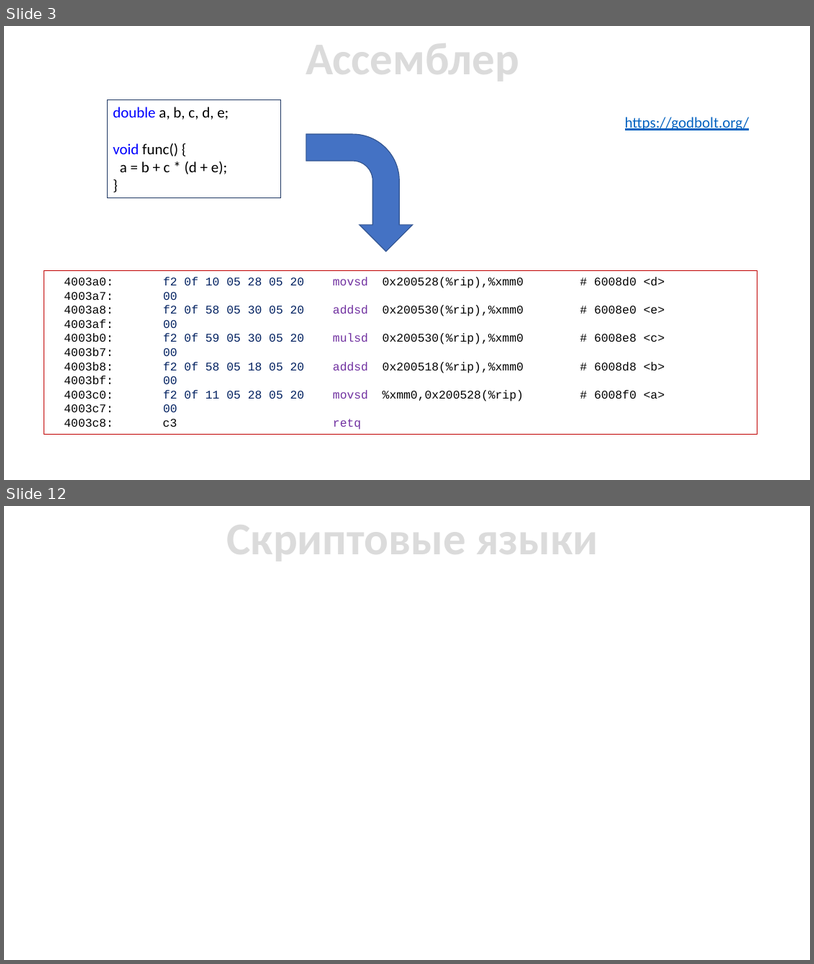
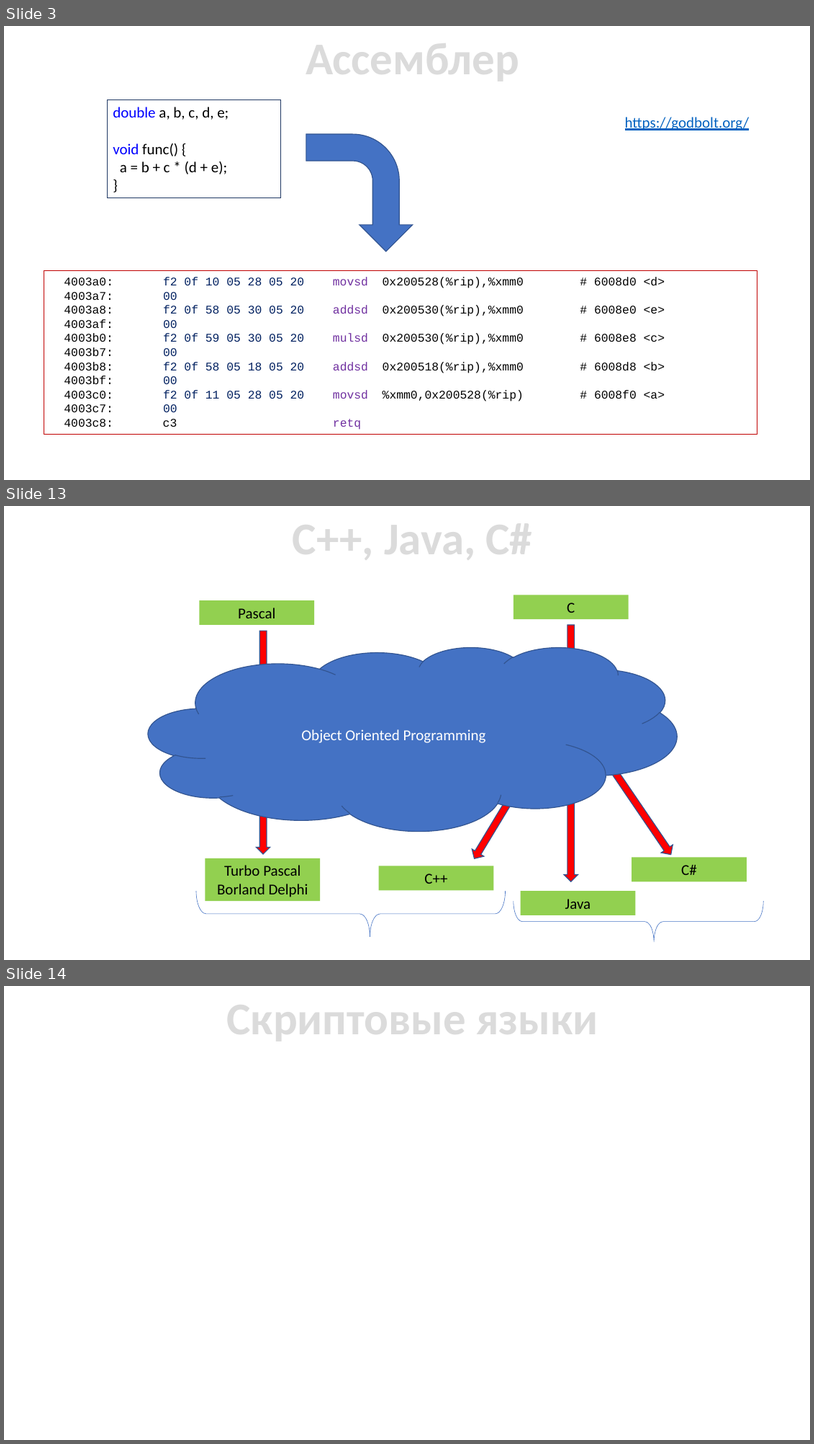
Before and after one commit to ukoloff/cfgram, a slide deck: slides/01 Intro.pptx. Shown one above the other, each under a label of ours: slides 3 and 12 before the commit, slides 3, 13 and 14 after it; the slides between them are not shown. The pictures are 814x964 and 814x1444 pixels, drawn with LibreOffice and Linux fonts; fonts in the diff are those of the drawing. Boxes give left, top, right and bottom in pixels: in the first picture for what was removed or moved away, otherwise in the second. Text is boxed around its words. In the diff, an @@ line names an element or a change of style, - is before the commit and + after.

```diff
--- a/slides/01 Intro.pptx
+++ b/slides/01 Intro.pptx
@@ slide 13 added at <box>4,506,810,960</box>, background #FFFFFF @@
@@ text added at <box>293,511,533,566</box>, 54 pt, text pattern #A5A5A5 on #DBDBDB, bold @@
+C++, Java, C#
@@ rectangle added at <box>199,600,314,625</box>, fill #92D050, 18 pt, text #000000 @@
+Pascal
@@ rectangle added at <box>514,595,629,619</box>, fill #92D050, 18 pt, text #000000 @@
+C
@@ down arrow added at <box>256,631,270,854</box>, fill #FF0000, outline #325491 1 pt @@
@@ down arrow added at <box>564,625,578,776</box>, fill #FF0000, outline #325491 1 pt @@
@@ cloud added at <box>149,647,677,831</box>, fill #4472C4, outline #325491 1 pt, 18 pt, text #FFFFFF @@
+Object Oriented Programming
@@ down arrow added at <box>468,726,559,862</box>, fill #FF0000, outline #325491 1 pt @@
@@ down arrow added at <box>564,731,578,882</box>, fill #FF0000, outline #325491 1 pt @@
@@ down arrow added at <box>580,726,677,859</box>, fill #FF0000, outline #325491 1 pt @@
@@ rectangle added at <box>206,858,320,901</box>, fill #92D050, 18 pt, text #000000 @@
+Turbo Pascal
+Borland Delphi
@@ rectangle added at <box>379,866,494,890</box>, fill #92D050, 18 pt, text #000000 @@
+C++
@@ rectangle added at <box>632,857,747,881</box>, fill #92D050, 18 pt, text #000000 @@
+C#
@@ left brace added at <box>197,890,506,937</box>, outline #4472C4 0.5 pt @@
@@ rectangle added at <box>521,890,635,915</box>, fill #92D050, 18 pt, text #000000 @@
+Java
@@ left brace added at <box>514,901,764,942</box>, outline #4472C4 0.5 pt @@
@@ what was slide 12 is now slide 14 @@
```
Also in this commit, not shown: 14 slides changed, 12 other slides added, 5 slides removed.
